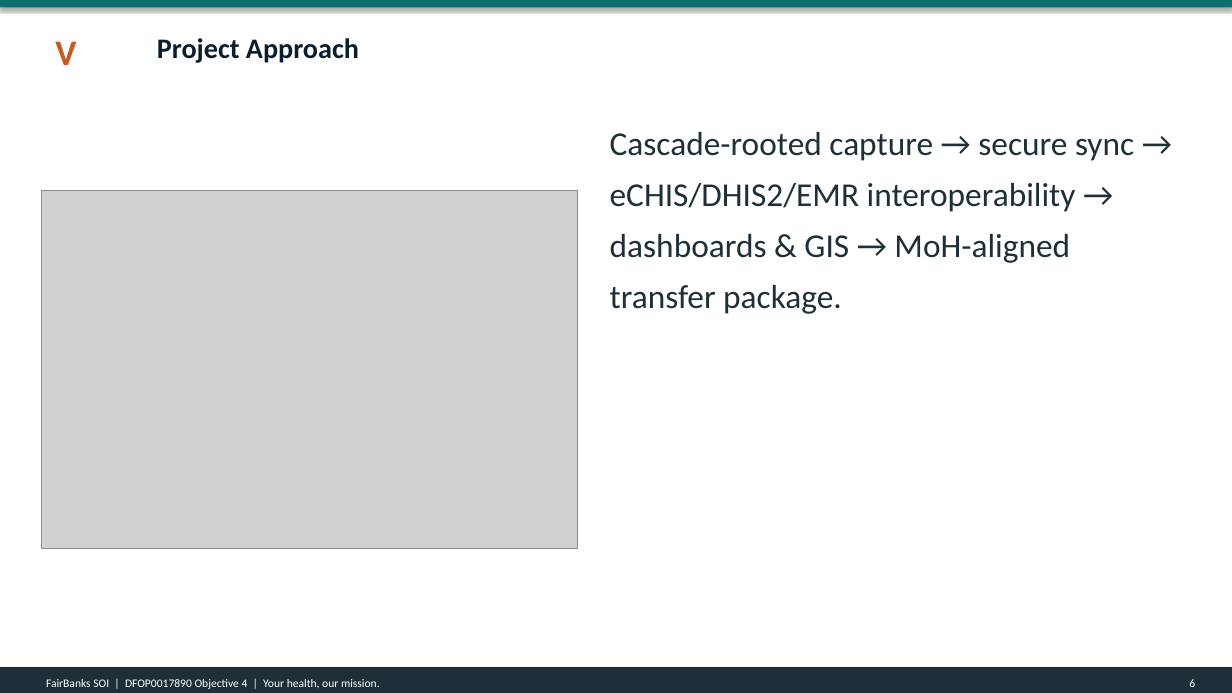
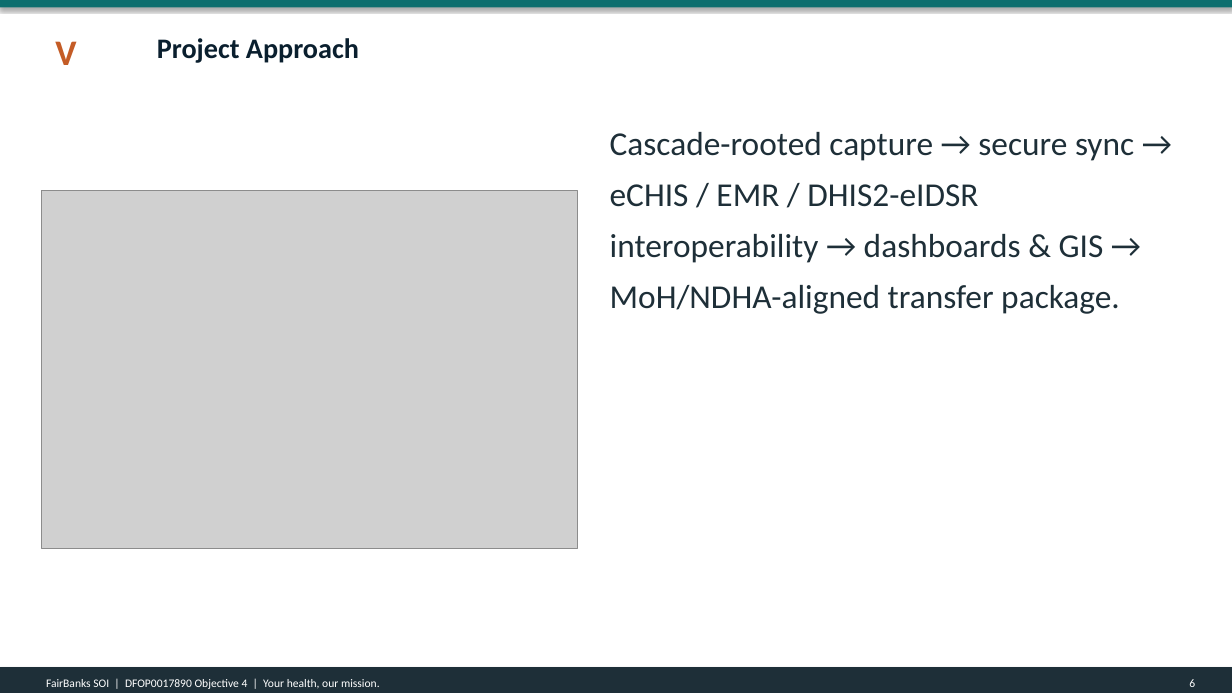
Before and after one commit to WASSWA2624/fairbanks, a slide deck: slide 6 of applications/dos-uganda/documents/dos-uganda_ppt.pptx. Drawn at 1232x693 pixels with LibreOffice and Linux fonts; fonts in the diff are those of the drawing; grey boxes stand for pictures. Boxes give left, top, right and bottom in pixels: in the first picture for what was removed or moved away, otherwise in the second. Text is boxed around its words. In the diff, an @@ line names an element or a change of style, - is before the commit and + after.

```diff
--- a/applications/dos-uganda/documents/dos-uganda_ppt.pptx
+++ b/applications/dos-uganda/documents/dos-uganda_ppt.pptx
@@ text at <box>610,132,1134,314</box>: text changed @@
-Cascade-rooted capture → secure sync → eCHIS/DHIS2/EMR interoperability → dashboards & GIS → MoH-aligned transfer package.
+Cascade-rooted capture → secure sync → eCHIS / EMR / DHIS2-eIDSR interoperability → dashboards & GIS → MoH/NDHA-aligned transfer package.
```
Also in this commit, not shown: 9 other slides changed, 4 other files.
